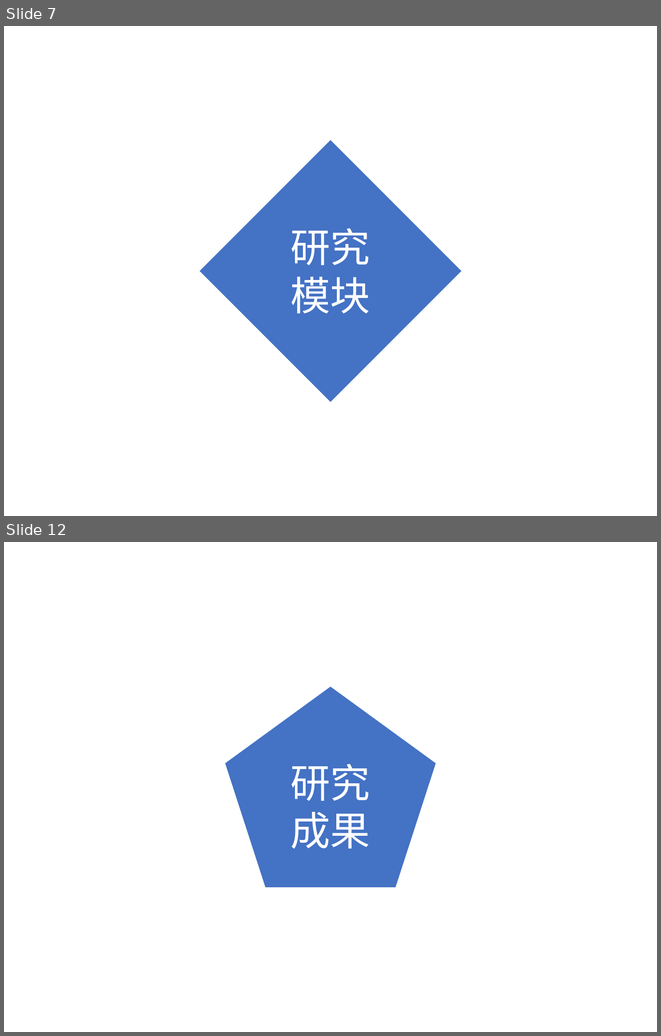
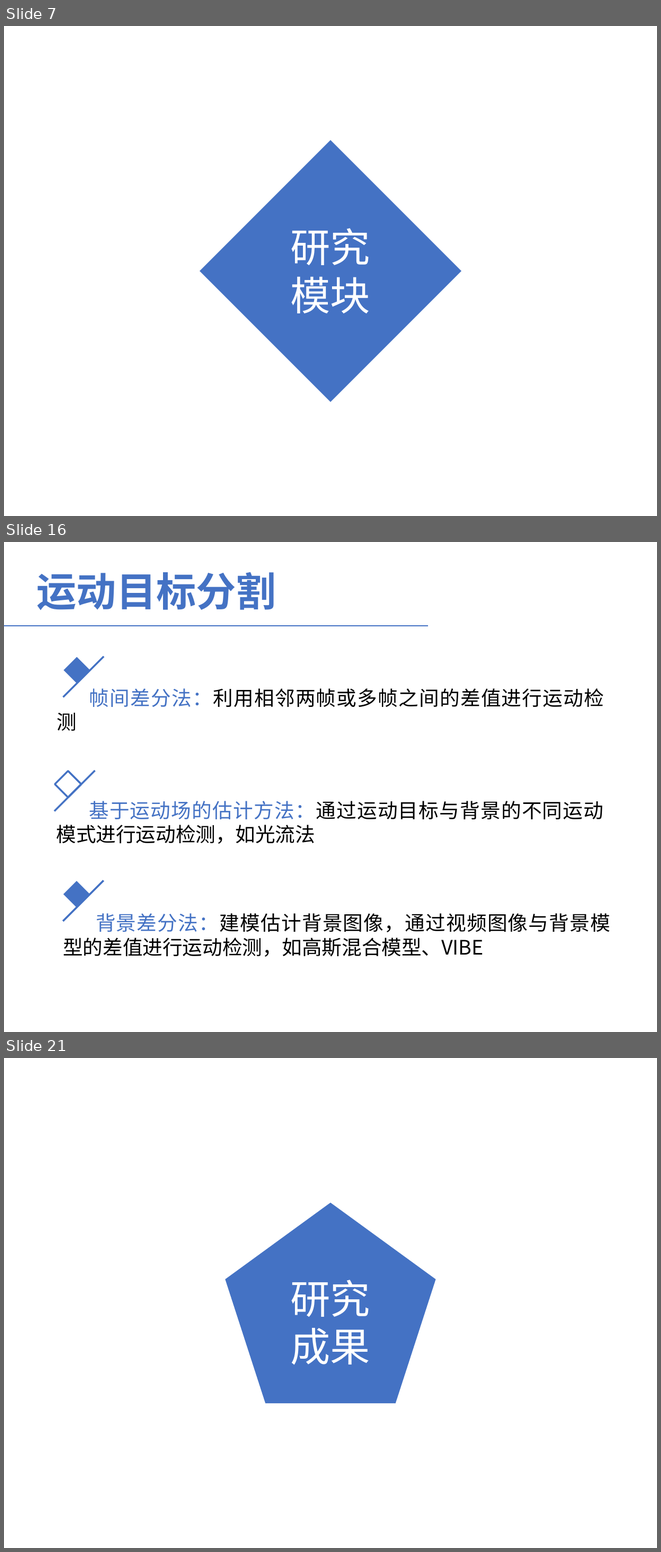
Before and after one commit to LauraCaiMin/JavaCode, a slide deck: 基于视频分析的森林烟火识别算法研究-蔡敏.pptx. Shown one above the other, each under a label of ours: slides 7 and 12 before the commit, slides 7, 16 and 21 after it; the slides between them are not shown. The pictures are 661x1036 and 661x1552 pixels, drawn with LibreOffice and Linux fonts; fonts in the diff are those of the drawing. Boxes give left, top, right and bottom in pixels: in the first picture for what was removed or moved away, otherwise in the second. Text is boxed around its words. In the diff, an @@ line names an element or a change of style, - is before the commit and + after.

```diff
--- a/基于视频分析的森林烟火识别算法研究-蔡敏.pptx
+++ b/基于视频分析的森林烟火识别算法研究-蔡敏.pptx
@@ slide 16 added at (x1=4, y1=542, x2=657, y2=1032), background #FFFFFF @@
@@ text added at (x1=37, y1=572, x2=276, y2=610), 44 pt, text #4472C4, bold @@
+运动目标分割
@@ line added from (4, 626) to (429, 626), #4472C4 1.25 pt @@
@@ rectangle added at (x1=63, y1=657, x2=90, y2=684), fill #4472C4 @@
@@ line added from (104, 656) to (63, 697), #4472C4 2 pt @@
@@ text added at (x1=89, y1=688, x2=604, y2=707), 22 pt, text #000000 @@
+帧间差分法：利用相邻两帧或多帧之间的差值进行运动检测
@@ line added from (95, 770) to (54, 811), #4472C4 2 pt @@
@@ rectangle added at (x1=55, y1=770, x2=82, y2=797), outline #4472C4 2 pt @@
@@ text added at (x1=56, y1=801, x2=603, y2=844), 22 pt, text #000000 @@
+基于运动场的估计方法：通过运动目标与背景的不同运动模式进行运动检测，如光流法
@@ line added from (103, 880) to (63, 921), #4472C4 2 pt @@
@@ rectangle added at (x1=63, y1=881, x2=90, y2=908), fill #4472C4 @@
@@ text added at (x1=63, y1=913, x2=610, y2=956), 22 pt, text #000000 @@
+背景差分法：建模估计背景图像，通过视频图像与背景模型的差值进行运动检测，如高斯混合模型、VIBE
@@ what was slide 12 is now slide 21 @@
```
Also in this commit, not shown: 2 slides changed, 11 other slides added, 3 slides removed.
